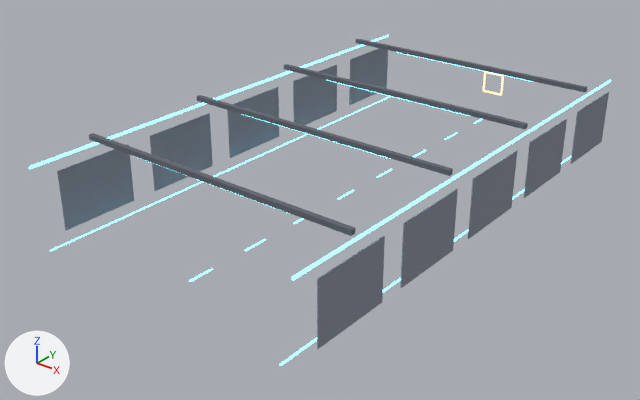
An edit to the glTF model public/assets/models/range-stop-corridor.glb, drawn before and after from the same camera.
The view is the same before and after, from a 50 mm lens placed at (17.9, -14.4, 14.3), pointed at (-0.6, 8.7, -0.1). Lighting does not change. The marker at lower left points along +X, +Y and +Z. The first picture is the older version.
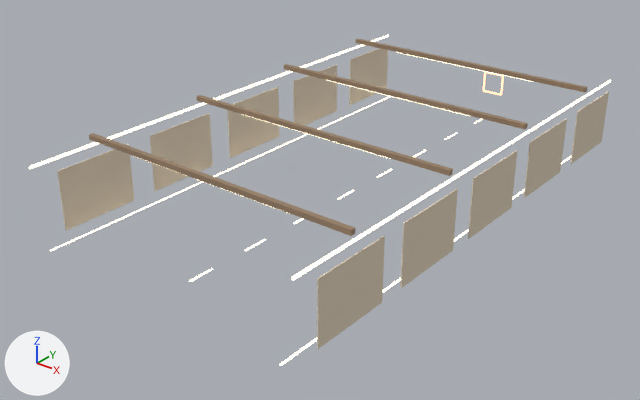
Edits to the bpy script that builds the scene:
```text
Change mat_beam:
    mat_beam.base_color: (0.12, 0.13, 0.16) -> (0.32, 0.22, 0.14)  # grey #61656f -> brown #998169
Change mat_strip:
    mat_strip.emission_color: (0.15, 0.85, 1.0) -> (1.0, 0.85, 0.6)  # cyan #6cedff -> beige #ffedcb
Change mat_panel:
    mat_panel.base_color: (0.23, 0.26, 0.32) -> (0.72, 0.62, 0.48)  # grey #848b99 -> beige #ddceb8
```

Pixel boxes [x1, y1, x2, y2] of what changed, in the pictures (640 x 400 px):
'Panel1_4', recoloured (grey to beige): [317, 236, 385, 349] in both
'Panel-1_4', recoloured (lighter): [57, 144, 134, 230] in both
'Panel1_3', recoloured (grey to beige): [400, 189, 458, 288] in both
'Panel-1_3', recoloured (lighter): [150, 113, 213, 191] in both
'Panel1_2', recoloured (lighter): [468, 150, 517, 239] in both
'Beam3', recoloured: [89, 133, 355, 236] in both
'Panel-1_2', recoloured (lighter): [227, 87, 279, 158] in both
'Beam2', recoloured: [197, 95, 453, 176] in both
'Panel-1_1', recoloured (lighter): [293, 64, 337, 125] in both
'Panel1_1', recoloured (lighter): [524, 119, 567, 198] in both
'Beam1', recoloured: [284, 64, 528, 129] in both
'Panel1_0', recoloured (lighter): [570, 92, 609, 164] in both
'Panel-1_0', recoloured (lighter): [349, 48, 388, 105] in both
'Beam0', recoloured: [356, 39, 587, 92] in both
'TopStrip1', recoloured: [292, 80, 611, 281] in both
'TopStrip-1', recoloured: [29, 35, 389, 169] in both
'Lane-1', recoloured: [50, 96, 391, 251] in both
'Lane1', recoloured: [279, 156, 571, 366] in both
'BeamLight1', recoloured: [327, 80, 469, 116] in both
'BeamLight0', recoloured: [397, 52, 533, 82] in both
'BeamLight2', recoloured: [242, 114, 391, 159] in both
'Dash-2.5', recoloured: [189, 268, 213, 282] in both
'Dash-5.0', recoloured: [244, 239, 266, 251] in both
'Dash-10.0', recoloured: [337, 190, 355, 200] in both
'BeamLight3', recoloured: [137, 157, 290, 214] in both
'Dash-12.5', recoloured: [377, 169, 393, 178] in both
'Dash-15.0', recoloured: [413, 150, 427, 157] in both
'Dash-17.5', recoloured: [444, 133, 457, 140] in both
'Dash-7.5', recoloured: [293, 218, 303, 224] in both
'Dash-20', recoloured: [474, 119, 483, 124] in both
